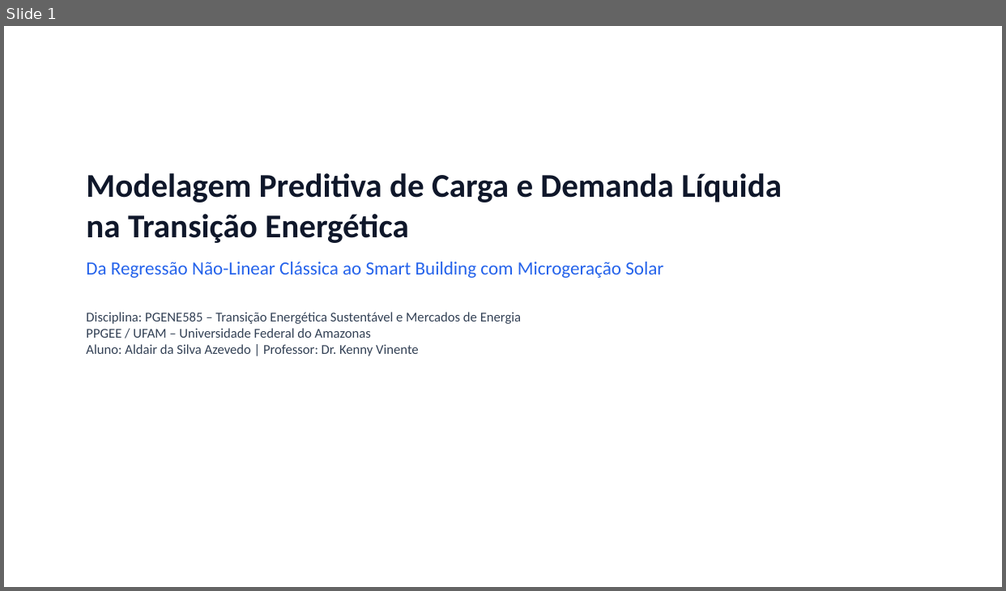
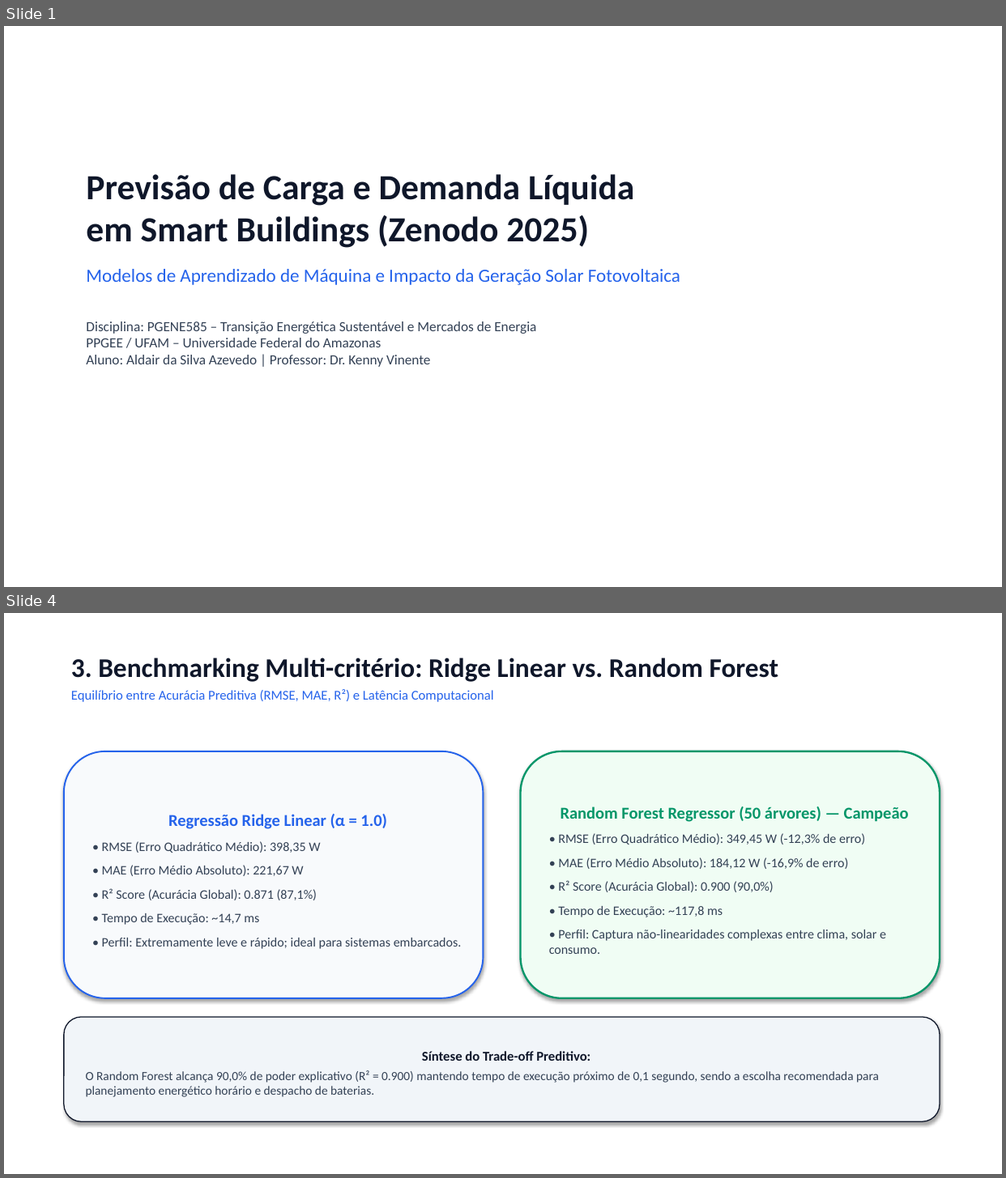
Before and after one commit to AldairAzevedo/energy-demand-forecast, a slide deck: presentation/slides_apresentacao.pptx. Shown one above the other, each under a label of ours: slide 1 before the commit, slides 1 and 4 after it; the slides between them are not shown. The pictures are 1006x591 and 1006x1178 pixels, drawn with LibreOffice and Linux fonts; fonts in the diff are those of the drawing. Boxes give left, top, right and bottom in pixels: in the first picture for what was removed or moved away, otherwise in the second. Text is boxed around its words. In the diff, an @@ line names an element or a change of style, - is before the commit and + after.

Commit message:
refactor(slides): atualiza apresentacao de 7 slides focada 100% no desafio Zenodo

```diff
--- a/presentation/slides_apresentacao.pptx
+++ b/presentation/slides_apresentacao.pptx
@@ slide 4 added at <box>4,613,1002,1174</box>, background #FFFFFF @@
@@ text added at <box>71,658,779,702</box>, 13 pt, text #2563EB @@
+3. Benchmarking Multi-critério: Ridge Linear vs. Random Forest
+Equilíbrio entre Acurácia Preditiva (RMSE, MAE, R²) e Latência Computacional
@@ rounded rectangle added at <box>64,752,484,999</box>, fill #F8FAFC, outline #2563EB 1.5 pt, 12.5 pt, text #334155 @@
+Regressão Ridge Linear (α = 1.0)
+• RMSE (Erro Quadrático Médio): 398,35 W
+• MAE (Erro Médio Absoluto): 221,67 W
+• R² Score (Acurácia Global): 0.871 (87,1%)
+• Tempo de Execução: ~14,7 ms
+• Perfil: Extremamente leve e rápido; ideal para sistemas embarcados.
@@ rounded rectangle added at <box>521,752,940,999</box>, fill #F0FDF4, outline #059669 1.8 pt, 12.5 pt, text #334155 @@
+Random Forest Regressor (50 árvores) — Campeão
+• RMSE (Erro Quadrático Médio): 349,45 W (-12,3% de erro)
+• MAE (Erro Médio Absoluto): 184,12 W (-16,9% de erro)
+• R² Score (Acurácia Global): 0.900 (90,0%)
+• Tempo de Execução: ~117,8 ms
+• Perfil: Captura não-linearidades complexas entre clima, solar e consumo.
@@ rounded rectangle added at <box>64,1017,940,1122</box>, fill #F1F5F9, outline #0F172A 1 pt, 12 pt, text #334155 @@
+Síntese do Trade-off Preditivo:
+O Random Forest alcança 90,0% de poder explicativo (R² = 0.900) mantendo tempo de execução próximo de 0,1 segundo, sendo a escolha recomendada para planejamento energético horário e despacho de baterias.
@@ slide 1 changed as well @@
@@ text at <box>86,174,680,285</box>: text changed @@
-Modelagem Preditiva de Carga e Demanda Líquida
-na Transição Energética
-Da Regressão Não-Linear Clássica ao Smart Building com Microgeração Solar
+Previsão de Carga e Demanda Líquida
+em Smart Buildings (Zenodo 2025)
+Modelos de Aprendizado de Máquina e Impacto da Geração Solar Fotovoltaica
@@ text at <box>86,322,536,367</box>: size 13 to 13.5 pt in "Disciplina: PGENE585 – Transição Energética Sustentável e ..."; more space between paragraphs @@
```
Also in this commit, not shown: 2 other slides changed, 3 other slides added, 7 slides removed, 2 other files.
